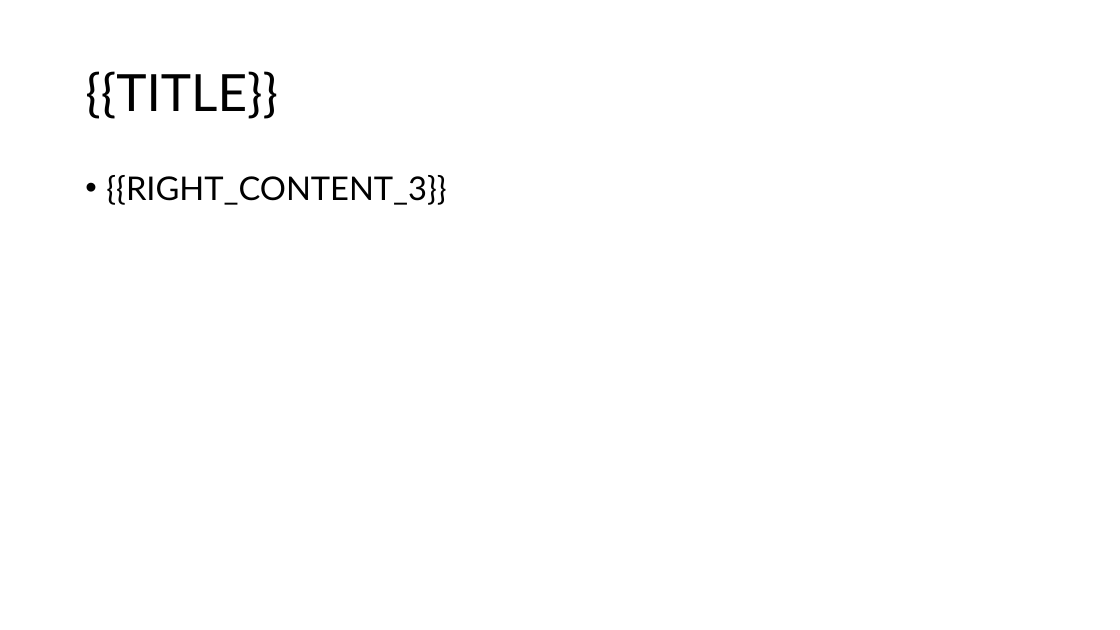
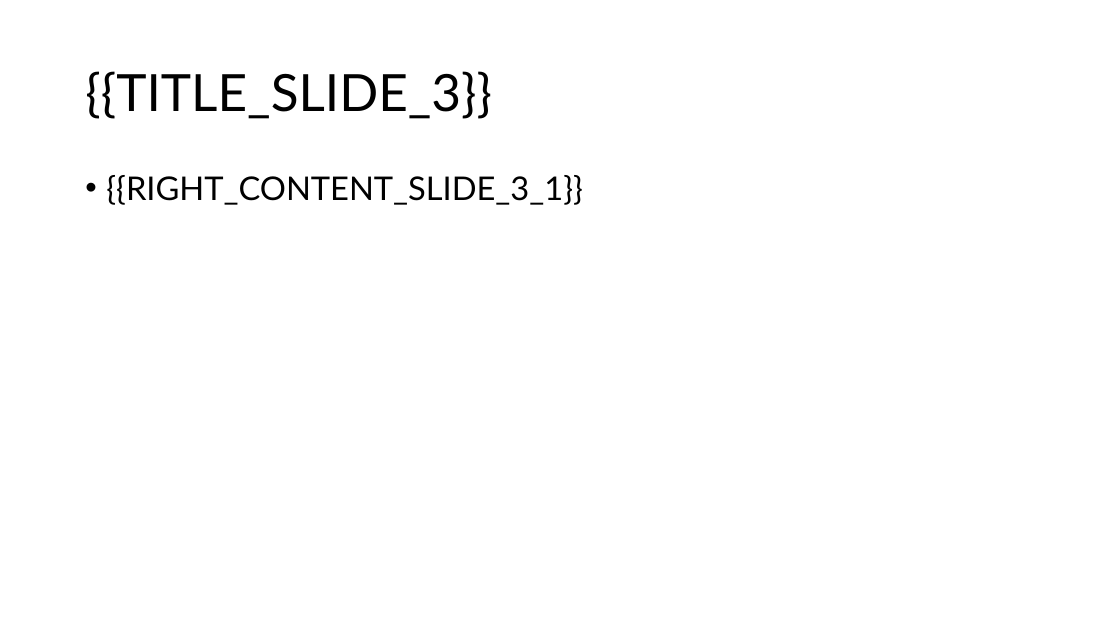
Before and after one commit to khuntAryan/Presentation_autoComplete, a slide deck: slide 3 of python-preprocessor/output/preprocessed.pptx. Drawn at 1120x630 pixels with LibreOffice and Linux fonts; fonts in the diff are those of the drawing. Boxes give left, top, right and bottom in pixels: in the first picture for what was removed or moved away, otherwise in the second. Text is boxed around its words. In the diff, an @@ line names an element or a change of style, - is before the commit and + after.

```diff
--- a/python-preprocessor/output/preprocessed.pptx
+++ b/python-preprocessor/output/preprocessed.pptx
@@ title at bbox=[85, 71, 492, 119]: text changed @@
-{{TITLE}}
+{{TITLE_SLIDE_3}}
@@ text at bbox=[106, 175, 583, 205]: text changed @@
-• {{RIGHT_CONTENT_3}}
+• {{RIGHT_CONTENT_SLIDE_3_1}}
```
Also in this commit, not shown: 5 other slides changed, 1 other file.
